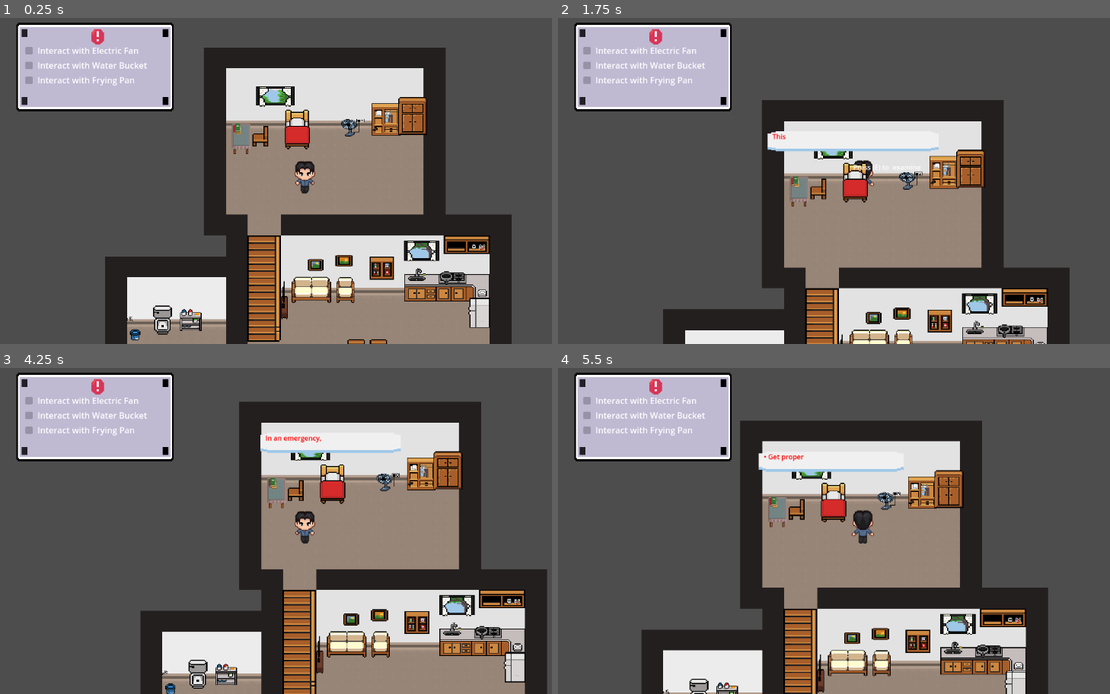
Above: before the commit, frames 1-4 (two rows, left to right).
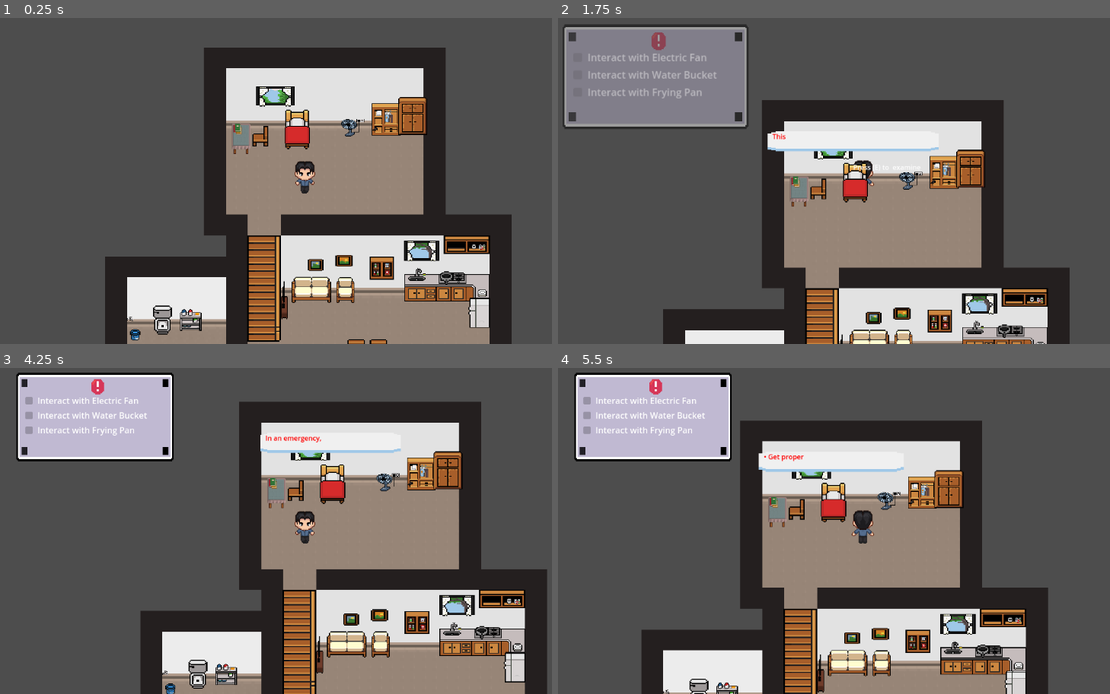
Above: after the commit, the same moments.

Repository: derder811/Disaster_games
Game: Godot game, scene res://GAME_SCENE/first_scenario.tscn
Same seed, same stepped clock (60 frames per second), same inputs: the game is played once before the commit and once after it.
Inputs:
- Up to frame 1 (0.25 s): no input
- Up to frame 2 (1.75 s): tap Enter at 0.5 s; hold E (interact) 0.53-1.28 s; hold W (move_up) from 0.53 s (still down); tap Space (advance_dialog) at 1.35 s; tap E (interact) at 1.55 s
- Up to frame 3 (4.25 s): tap E (interact) at 2, 2.85, 3.8 s; release W (move_up) at 2.03 s; hold E (interact) 2.03-2.78 s; hold A (move_left) 2.03-3.53 s; tap Space (advance_dialog) at 3.5 s; hold S (move_down) from 3.53 s (still down); hold Space (advance_dialog) from 3.53 s (still down)
- Up to frame 4 (5.5 s): release S (move_down) at 4.28 s; release Space (advance_dialog) at 4.28 s; hold D (move_right) 4.28-5.03 s; tap E (interact) at 4.35 s; tap Space (advance_dialog) at 5 s; hold W (move_up) from 5.03 s (still down); hold E (interact) from 5.03 s (still down)

The runs differ from the first frame. In frame 1, 7.7% of the frame differs, in the area x 2-32%, y 1-29%; in frame 2, 11%, in the area x 0-35%, y 1-35%; in frame 3, less than 0.1%; in frame 4, nothing differs.

Commit message:
hide quest and show

Diff:
--- a/asset/Furnitures/bed.gd
+++ b/asset/Furnitures/bed.gd
@@ -23,12 +23,12 @@
 	if overlapping_bodies.size() > 0:
 		sprite.flip_h = overlapping_bodies[0].global_position.x < global_position.x
 
+		# Show quest box when interacting with bed
+		var quest_node = get_node("../Quest")
+		if quest_node and quest_node.has_method("on_bed_interaction"):
+			quest_node.on_bed_interaction()
+			print("Bed: Quest box shown!")
+
 		# Use the new DialogManager autoload and await completion
 		var dialog_position = global_position + Vector2(0, -50)  # Position dialog above bed
 		await DialogManager.start_dialog(dialog_position, lines)
-
-		# Complete the quest objective for bed interaction
-		var quest_node = get_node("../Quest")
-		if quest_node and quest_node.has_method("on_bed_interaction"):
-			quest_node.on_bed_interaction()
-			print("Bed: Quest objective completed!")
--- a/quest.gd
+++ b/quest.gd
@@ -11,11 +11,18 @@
 @onready var objective_checkboxes = []
 @onready var objective_labels = []
 @onready var quest_box: Control
+var original_position: Vector2
+var is_quest_box_visible: bool = false
 
 func _ready():
 	# Get references to the objective checkboxes and labels in the quest UI
 	var objectives_container = get_node("Quest UI/Quest Text Box/Objectives")
 	quest_box = get_node("Quest UI/Quest Text Box")
+
+	# Store original position and hide quest box initially
+	if quest_box:
+		original_position = quest_box.position
+		hide_quest_box()
 
 	if objectives_container:
 		print("Quest: Found objectives container with ", objectives_container.get_child_count(), " children")
@@ -174,6 +181,51 @@
 func on_frying_pan_interaction():
 	complete_objective("interact_frying_pan")
 
+# Function to be called when player interacts with bed
+func on_bed_interaction():
+	show_quest_box_with_animation()
+
+func toggle_quest_box_visibility():
+	"""Toggle quest box visibility - show if hidden, hide if shown"""
+	if is_quest_box_visible:
+		hide_quest_box()
+	else:
+		show_quest_box_with_animation()
+
+func hide_quest_box():
+	"""Hide the quest box completely"""
+	if quest_box:
+		quest_box.visible = false
+		quest_box.modulate.a = 0.0
+		quest_box.scale = Vector2(0.8, 0.8)
+		is_quest_box_visible = false
+
+func show_quest_box_with_animation():
+	"""Show quest box with pop animation"""
+	if quest_box and not is_quest_box_visible:
+		is_quest_box_visible = true
+		quest_box.visible = true
+
+		# Start with small scale and transparent
+		quest_box.scale = Vector2(0.3, 0.3)
+		quest_box.modulate.a = 0.0
+
+		# Create pop animation
+		var tween = create_tween()
+		tween.set_parallel(true)
+
+		# Scale animation with bounce effect
+		tween.tween_property(quest_box, "scale", Vector2(1.1, 1.1), 0.3).set_ease(Tween.EASE_OUT).set_trans(Tween.TRANS_BACK)
+		tween.tween_property(quest_box, "scale", Vector2(1.0, 1.0), 0.2).set_delay(0.3)
+
+		# Fade in animation
+		tween.tween_property(quest_box, "modulate:a", 1.0, 0.4)
+
+		# Position animation (slide in from side)
+		var start_position = original_position + Vector2(-100, 0)
+		quest_box.position = start_position
+		tween.tween_property(quest_box, "position", original_position, 0.5).set_ease(Tween.EASE_OUT).set_trans(Tween.TRANS_CUBIC)
+
 # Global function that can be called from anywhere
 func _notification(what):
 	if what == NOTIFICATION_READY:
